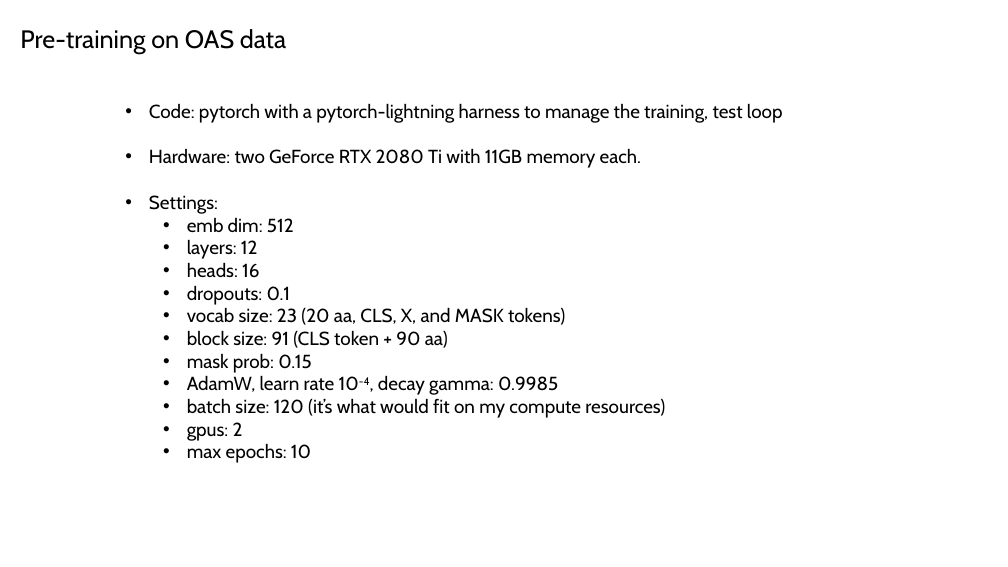
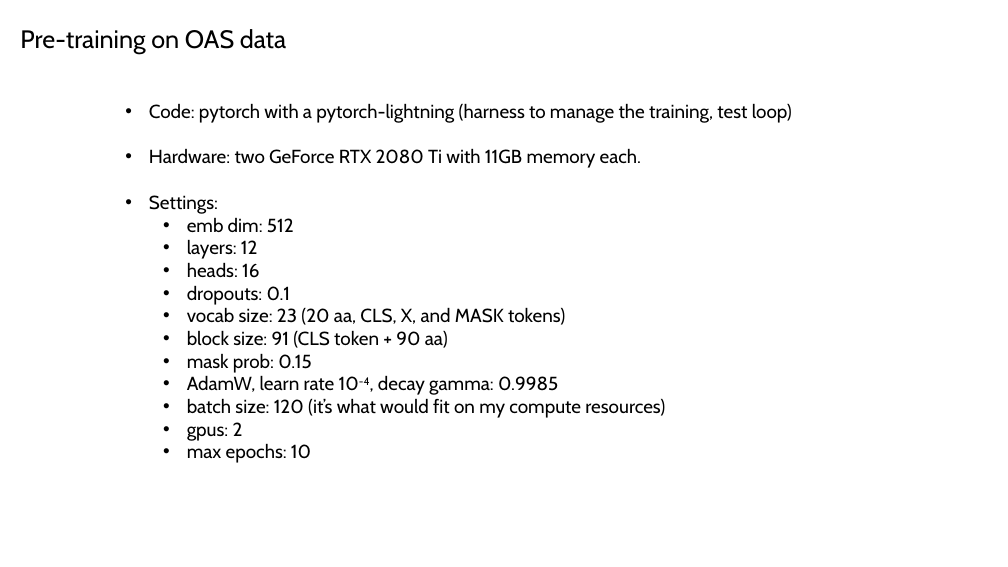
Before and after one commit to planaria158/BERT-antibody-antigen-binding-energy, a slide deck: slide 16 of Homework-aAlphaBio.pptx (slide 7 before the commit). Drawn at 1008x567 pixels with LibreOffice and Linux fonts; fonts in the diff are those of the drawing. Boxes give left, top, right and bottom in pixels: in the first picture for what was removed or moved away, otherwise in the second. Text is boxed around its words. In the diff, an @@ line names an element or a change of style, - is before the commit and + after.

```diff
--- a/Homework-aAlphaBio.pptx
+++ b/Homework-aAlphaBio.pptx
@@ text at (149, 103, 792, 123): text changed @@
-• Code: pytorch with a pytorch-lightning harness to manage the training, test loop
+• Code: pytorch with a pytorch-lightning (harness to manage the training, test loop)
```
Also in this commit, not shown: 2 other slides changed, 9 slides added, 1 slide removed.
